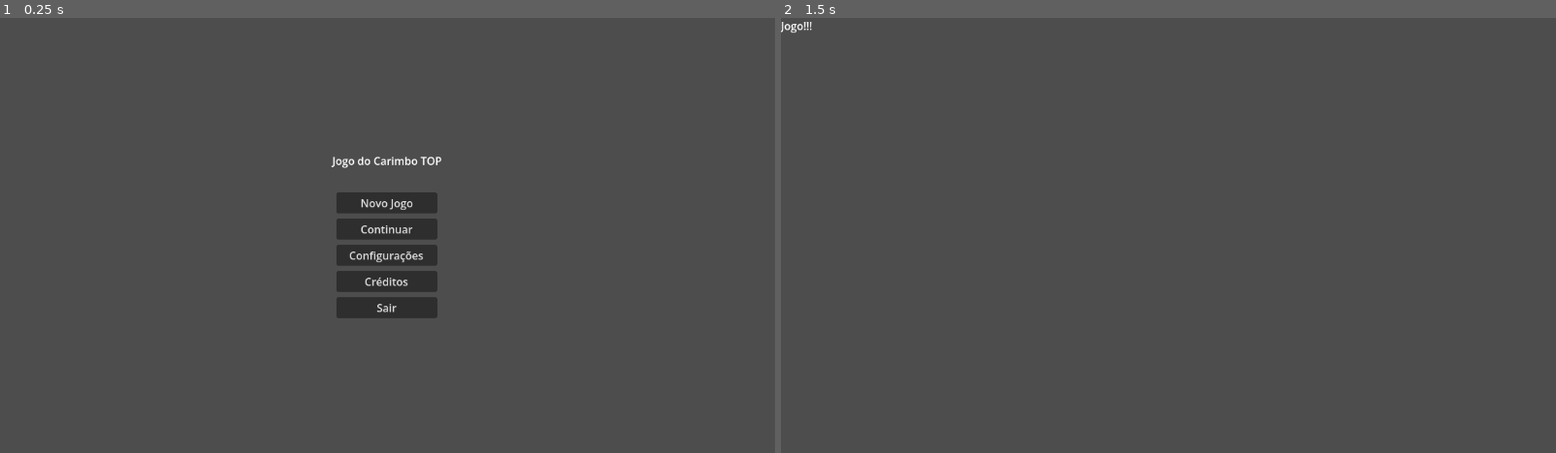
Above: before the commit, frames 1-2 (left to right).
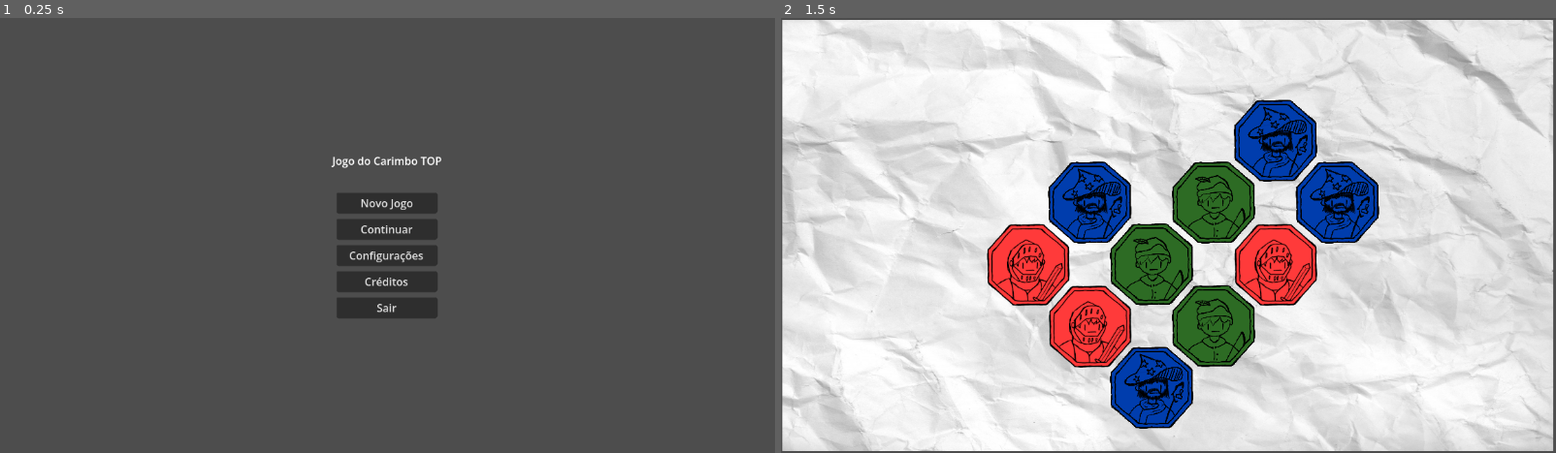
Above: after the commit, the same moments.

Repository: Samir-pmw/felpo_jam
Game: Godot game, scene res://scenes/menu/menu.tscn
Two runs of this game, one before a commit and one after it. Both use one fixed random seed, a clock stepped at 60 frames per second and the inputs below.
Inputs:
- Up to frame 1 (0.25 s): no input
- Up to frame 2 (1.5 s): click "Continuar" at 0.5 s; tap Enter at 1.25 s

The runs differ from the first frame. In frame 2, 98% of the frame differs, in the area x 0-100%, y 0-100%.

Commit message:
simple grid

Diff:
--- a/source/project.godot
+++ b/source/project.godot
@@ -23,3 +23,5 @@
 
 rendering_device/driver.windows="d3d12"
 renderer/rendering_method="mobile"
+2d/snap/snap_2d_transforms_to_pixel=true
+2d/snap/snap_2d_vertices_to_pixel=true
--- a/source/scenes/levels/tutorial.tscn
+++ b/source/scenes/levels/tutorial.tscn
@@ -1,8 +1,219 @@
-[gd_scene format=3 uid="uid://b1ceo1yi112ss"]
+[gd_scene format=4 uid="uid://b1ceo1yi112ss"]
+
+[ext_resource type="Texture2D" uid="uid://4akadq57nrni" path="res://assets/map/placeholder_bg.jpg" id="1_u4f7j"]
+[ext_resource type="Texture2D" uid="uid://d7v6650wewo1" path="res://assets/player/spr_warrior.png" id="2_1wklo"]
+[ext_resource type="Texture2D" uid="uid://b0us8s7aso0fc" path="res://assets/player/spr_wizard.png" id="3_7ac3l"]
+[ext_resource type="Texture2D" uid="uid://2pk3ielsg7ul" path="res://assets/player/spr_ranger.png" id="4_iig34"]
+
+[sub_resource type="TileSetAtlasSource" id="TileSetAtlasSource_u4f7j"]
+texture = ExtResource("4_iig34")
+texture_region_size = Vector2i(128, 128)
+1:0/0 = 0
+2:0/0 = 0
+3:0/0 = 0
+4:0/0 = 0
+5:0/0 = 0
+6:0/0 = 0
+0:1/0 = 0
+1:1/0 = 0
+2:1/0 = 0
+3:1/0 = 0
+4:1/0 = 0
+5:1/0 = 0
+6:1/0 = 0
+7:1/0 = 0
+0:2/0 = 0
+1:2/0 = 0
+2:2/0 = 0
+3:2/0 = 0
+4:2/0 = 0
+5:2/0 = 0
+6:2/0 = 0
+7:2/0 = 0
+0:3/0 = 0
+1:3/0 = 0
+2:3/0 = 0
+3:3/0 = 0
+4:3/0 = 0
+5:3/0 = 0
+6:3/0 = 0
+7:3/0 = 0
+0:4/0 = 0
+1:4/0 = 0
+2:4/0 = 0
+3:4/0 = 0
+4:4/0 = 0
+5:4/0 = 0
+6:4/0 = 0
+7:4/0 = 0
+0:5/0 = 0
+1:5/0 = 0
+2:5/0 = 0
+3:5/0 = 0
+4:5/0 = 0
+5:5/0 = 0
+6:5/0 = 0
+7:5/0 = 0
+0:6/0 = 0
+1:6/0 = 0
+2:6/0 = 0
+3:6/0 = 0
+4:6/0 = 0
+5:6/0 = 0
+6:6/0 = 0
+7:6/0 = 0
+1:7/0 = 0
+2:7/0 = 0
+3:7/0 = 0
+4:7/0 = 0
+5:7/0 = 0
+6:7/0 = 0
+0:0/0 = 0
+
+[sub_resource type="TileSetAtlasSource" id="TileSetAtlasSource_1wklo"]
+texture = ExtResource("2_1wklo")
+texture_region_size = Vector2i(127, 127)
+1:0/0 = 0
+2:0/0 = 0
+3:0/0 = 0
+4:0/0 = 0
+5:0/0 = 0
+6:0/0 = 0
+0:1/0 = 0
+1:1/0 = 0
+2:1/0 = 0
+3:1/0 = 0
+4:1/0 = 0
+5:1/0 = 0
+6:1/0 = 0
+0:2/0 = 0
+1:2/0 = 0
+2:2/0 = 0
+3:2/0 = 0
+4:2/0 = 0
+5:2/0 = 0
+6:2/0 = 0
+0:3/0 = 0
+1:3/0 = 0
+2:3/0 = 0
+3:3/0 = 0
+4:3/0 = 0
+5:3/0 = 0
+6:3/0 = 0
+0:4/0 = 0
+1:4/0 = 0
+2:4/0 = 0
+3:4/0 = 0
+4:4/0 = 0
+5:4/0 = 0
+6:4/0 = 0
+0:5/0 = 0
+1:5/0 = 0
+2:5/0 = 0
+3:5/0 = 0
+4:5/0 = 0
+5:5/0 = 0
+6:5/0 = 0
+0:6/0 = 0
+1:6/0 = 0
+2:6/0 = 0
+3:6/0 = 0
+4:6/0 = 0
+5:6/0 = 0
+6:6/0 = 0
+1:7/0 = 0
+2:7/0 = 0
+3:7/0 = 0
+4:7/0 = 0
+5:7/0 = 0
+6:7/0 = 0
+0:0/0 = 0
+
+[sub_resource type="TileSetAtlasSource" id="TileSetAtlasSource_7ac3l"]
+texture = ExtResource("3_7ac3l")
+texture_region_size = Vector2i(128, 128)
+1:0/0 = 0
+2:0/0 = 0
+3:0/0 = 0
+4:0/0 = 0
+5:0/0 = 0
+6:0/0 = 0
+0:1/0 = 0
+1:1/0 = 0
+2:1/0 = 0
+3:1/0 = 0
+4:1/0 = 0
+5:1/0 = 0
+6:1/0 = 0
+7:1/0 = 0
+0:2/0 = 0
+1:2/0 = 0
+2:2/0 = 0
+3:2/0 = 0
+4:2/0 = 0
+5:2/0 = 0
+6:2/0 = 0
+7:2/0 = 0
+0:3/0 = 0
+1:3/0 = 0
+2:3/0 = 0
+3:3/0 = 0
+4:3/0 = 0
+5:3/0 = 0
+6:3/0 = 0
+7:3/0 = 0
+0:4/0 = 0
+1:4/0 = 0
+2:4/0 = 0
+3:4/0 = 0
+4:4/0 = 0
+5:4/0 = 0
+6:4/0 = 0
+7:4/0 = 0
+0:5/0 = 0
+1:5/0 = 0
+2:5/0 = 0
+3:5/0 = 0
+4:5/0 = 0
+5:5/0 = 0
+6:5/0 = 0
+7:5/0 = 0
+0:6/0 = 0
+1:6/0 = 0
+2:6/0 = 0
+3:6/0 = 0
+4:6/0 = 0
+5:6/0 = 0
+6:6/0 = 0
+7:6/0 = 0
+1:7/0 = 0
+2:7/0 = 0
+3:7/0 = 0
+4:7/0 = 0
+5:7/0 = 0
+6:7/0 = 0
+0:0/0 = 0
+
+[sub_resource type="TileSet" id="TileSet_iig34"]
+tile_shape = 1
+tile_size = Vector2i(184, 184)
+sources/0 = SubResource("TileSetAtlasSource_u4f7j")
+sources/1 = SubResource("TileSetAtlasSource_1wklo")
+sources/2 = SubResource("TileSetAtlasSource_7ac3l")
 
 [node name="Tutorial" type="Node2D" unique_id=1051806547]
 
-[node name="Label" type="Label" parent="." unique_id=715088775]
-offset_right = 40.0
-offset_bottom = 23.0
-text = "Jogo!!!"
+[node name="Parallax2D" type="Parallax2D" parent="." unique_id=681354515]
+
+[node name="PlaceholderBg" type="Sprite2D" parent="Parallax2D" unique_id=877842639]
+position = Vector2(575, 324)
+scale = Vector2(0.573, 0.4816204)
+texture = ExtResource("1_u4f7j")
+
+[node name="Camera2D" type="Camera2D" parent="." unique_id=569854253]
+anchor_mode = 0
+
+[node name="TileMapLayer" type="TileMapLayer" parent="." unique_id=517437655]
+tile_map_data = PackedByteArray("AAACAAMAAAAAAAAAAAADAAIAAAAAAAAAAAADAAQAAAAAAAAAAAADAAMAAQAAAAAAAAABAAMAAQAAAAAAAAACAAQAAQAAAAAAAAACAAIAAgAAAAAAAAAEAAIAAgAAAAAAAAADAAEAAgAAAAAAAAACAAUAAgAAAAAAAAA=")
+tile_set = SubResource("TileSet_iig34")
+rendering_quadrant_size = 128
--- a/source/scenes/menu/menu.tscn
+++ b/source/scenes/menu/menu.tscn
@@ -72,4 +72,3 @@
 [connection signal="pressed" from="CenterContainer/VBoxContainer/Config" to="." method="_on_config_pressed"]
 [connection signal="pressed" from="CenterContainer/VBoxContainer/Credits" to="." method="_on_credits_pressed"]
 [connection signal="pressed" from="CenterContainer/VBoxContainer/Quit" to="." method="_on_quit_pressed"]
-[connection signal="pressed" from="CenterContainer/VBoxContainer/Quit" to="." method="_on_leave_pressed"]
--- /dev/null
+++ b/source/scripts/map/map_generator.gd
@@ -0,0 +1 @@
+extends TileMapLayer
Binary file added: source/assets/map/placeholder_bg.jpg
Not shown, added: source/assets/map/placeholder_bg.jpg.import
Binary file added: source/assets/player/spr_ranger.png
Not shown, added: source/assets/player/spr_ranger.png.import
Binary file added: source/assets/player/spr_warrior.png
Not shown, added: source/assets/player/spr_warrior.png.import
Binary file added: source/assets/player/spr_wizard.png
Not shown, added: source/assets/player/spr_wizard.png.import
Not shown, added: source/scripts/map/map_generator.gd.uid
Not shown, added: source/assets/windowsdesktop-runtime-7.0.20-win-x86.exe
